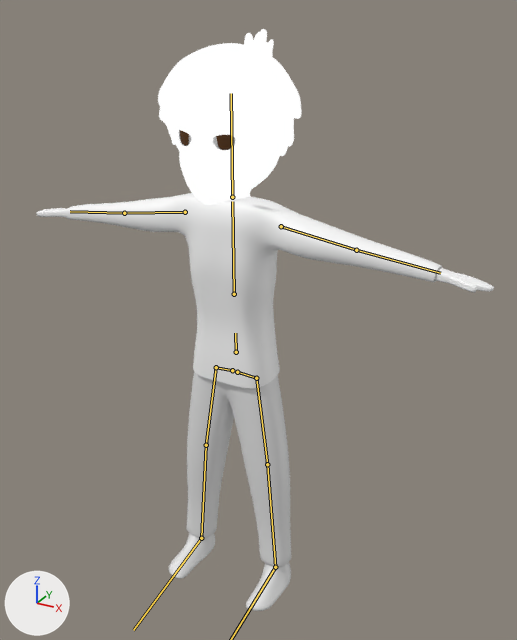
Renders of the glTF model headwithmouthwithbodythesecond.glb from each side of a commit.
The view is the same before and after, from a camera (50 mm lens) standing at (7.88, -13.17, 14.04) and looking at (1.0, -0.66, 7.79). Lighting does not change. The marker at lower left points along +X, +Y and +Z. The bones that bend it are drawn over the model as lines.

Names of what the first picture shows: 'Eyes.002', 'Hair.002', 'Hands', 'Head.003', 'Pants', 'Shirt', 'Shoes', 'Tuft.002'.
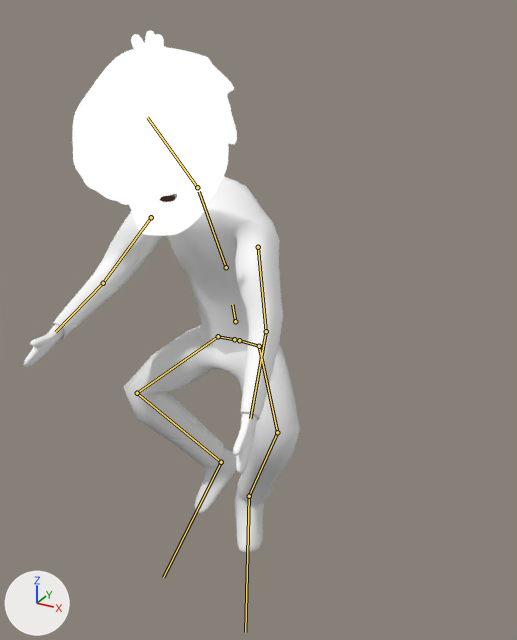
The newer file adds an action. The first version stands in its rest pose; the second is drawn at frame 0 of the action 'Land'.

The change in detail:
Bone 'LowerTorso' (bone_lowertorso) moves from (0.0, 0.0, 0.0) to (0.0, 0.79, -0.03).
Bone 'LowerTorso' (bone_lowertorso) turns from (0, 0, 0) to (12, 0, 0) degrees about its own x, y and z.
Bone 'UpperTorso' (bone_uppertorso) turns from (0, 0, 0) to (15, 0, -1) degrees about its own x, y and z.
Bone 'LeftUpperArm' (bone_leftupperarm) moves from (0.0, 0.0, 0.0) to (0.5, 0.17, 0.31).
Bone 'LeftUpperArm' (bone_leftupperarm) turns from (0, 0, 0) to (57, -17, -65) degrees about its own x, y and z.
Bone 'LeftForeArm' (bone_leftforearm) turns from (0, 0, 0) to (16, -5, -11) degrees about its own x, y and z.
Bone 'UpperTorso.002' (bone_uppertorso_002) turns from (0, 0, 0) to (17, 0, 0) degrees about its own x, y and z.
Bone 'RightUpperArm' (bone_rightupperarm) moves from (0.0, 0.0, 0.0) to (-0.33, 0.15, 0.18).
Bone 'RightUpperArm' (bone_rightupperarm) turns from (0, 0, 0) to (57, 17, 64) degrees about its own x, y and z.
Bone 'RightForeArm' (bone_rightforearm) turns from (0, 0, 0) to (46, -14, 12) degrees about its own x, y and z.
Bone 'LeftUpperLeg' (bone_leftupperleg) turns from (0, 0, 0) to (-84, -40, 28) degrees about its own x, y and z.
Bone 'LeftLowerLeg' (bone_leftlowerleg) turns from (0, 0, 0) to (91, 1, 6) degrees about its own x, y and z.
Bone 'LeftFoot' (bone_leftfoot) turns from (0, 0, 0) to (-5, 0, 0) degrees about its own x, y and z.
Bone 'RightUpperLeg' (bone_rightupperleg) turns from (0, 0, 0) to (-82, 39, -27) degrees about its own x, y and z.
Bone 'RightLowerLeg' (bone_rightlowerleg) turns from (0, 0, 0) to (102, -2, -14) degrees about its own x, y and z.

Boxes (x1, y1, x2, y2) around the edits, measured in the pictures (517 x 640 px):
'Shirt', posed (39% narrower, 24% taller): before (65, 193, 442, 388); after (52, 177, 283, 420)
'Hair.002', posed (14% wider, 39% taller): before (158, 43, 302, 156); after (72, 48, 237, 205)
'Pants', posed: before (186, 372, 291, 567); after (124, 325, 300, 504)
'Head.003', posed: before (176, 114, 285, 205); after (129, 143, 229, 236)
'Shoes', posed: before (168, 533, 291, 611); after (194, 448, 264, 553)
'Hands', posed (49% narrower, 77% taller): before (36, 208, 494, 293); after (23, 323, 258, 474)
'Tuft.002', posed: before (244, 29, 274, 56); after (131, 30, 174, 70)
'Eyes.002', posed: before (179, 130, 235, 150); after (160, 194, 177, 202)
bone 'LowerTorso', root to tip: before (236, 352) to (235, 333); after (235, 321) to (232, 304)
bone 'UpperTorso', root to tip: before (234, 294) to (232, 201); after (226, 267) to (199, 191)
bone 'LeftUpperArm', root to tip: before (281, 226) to (356, 250); after (258, 247) to (266, 331)
bone 'LeftForeArm', root to tip: before (356, 250) to (440, 273); after (266, 331) to (250, 418)
bone 'UpperTorso.002', root to tip: before (232, 197) to (231, 93); after (197, 187) to (147, 117)
bone 'RightUpperArm', root to tip: before (185, 212) to (124, 213); after (151, 217) to (103, 283)
bone 'RightForeArm', root to tip: before (124, 213) to (70, 211); after (103, 283) to (55, 332)
bone 'LeftUpperLeg', root to tip: before (256, 378) to (267, 464); after (259, 346) to (277, 432)
bone 'LeftLowerLeg', root to tip: before (267, 464) to (275, 567); after (277, 432) to (249, 496)
bone 'RightUpperLeg', root to tip: before (216, 367) to (206, 445); after (218, 336) to (137, 393)
bone 'RightLowerLeg', root to tip: before (206, 445) to (201, 538); after (137, 393) to (221, 462)
